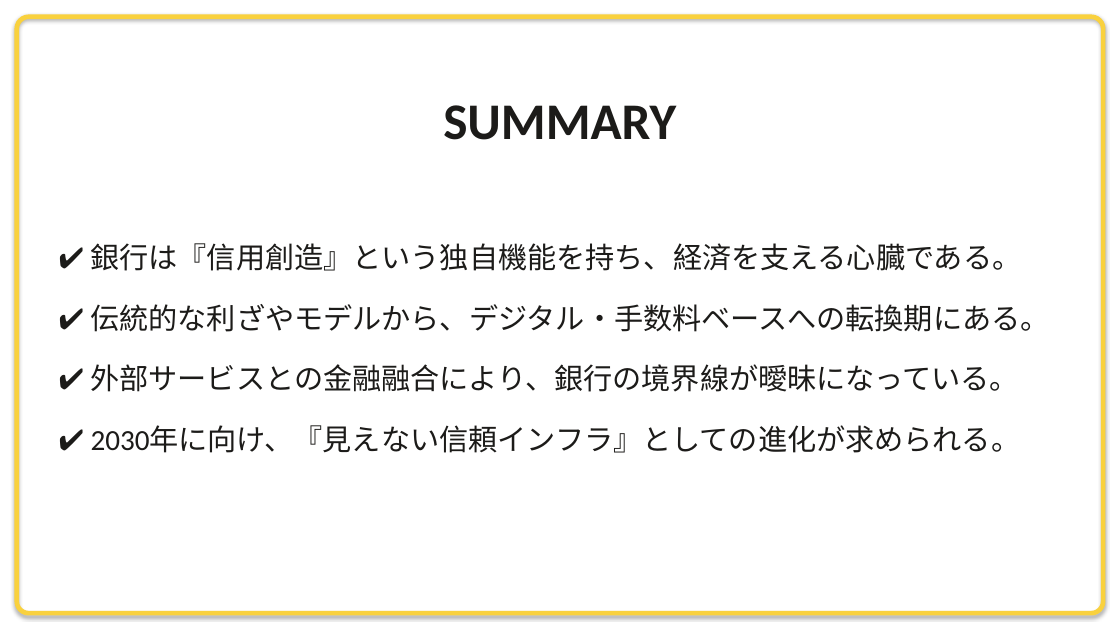
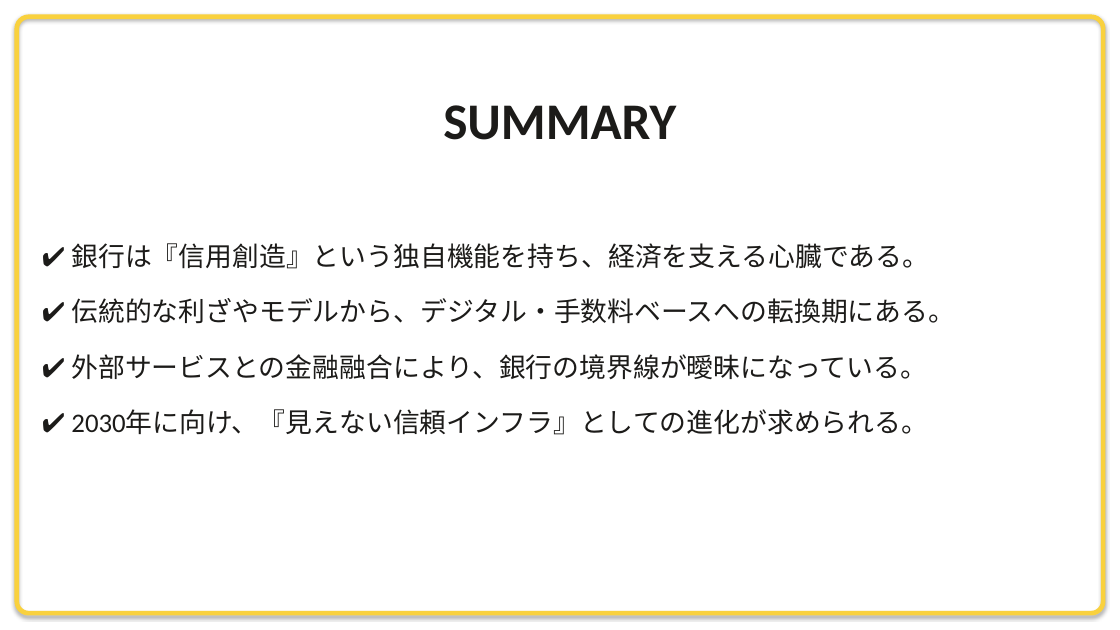
Before and after one commit to xilicrysta/bank-pptx, a slide deck: slide 24 of design-strategy/bank_strategy_presentation.pptx. Drawn at 1120x630 pixels with LibreOffice and Linux fonts; fonts in the diff are those of the drawing. Boxes give left, top, right and bottom in pixels: in the first picture for what was removed or moved away, otherwise in the second. Text is boxed around its words. In the diff, an @@ line names an element or a change of style, - is before the commit and + after.

```diff
--- a/design-strategy/bank_strategy_presentation.pptx
+++ b/design-strategy/bank_strategy_presentation.pptx
@@ text "✔ 銀行は『信用創造』という独自機能を持ち、経済を支える心臓である。": place and size @@
-text "✔ 銀行は『信用創造』という独自機能を持ち、経済を支える心臓である。" at [90,243,1049,453]
+text "✔ 銀行は『信用創造』という独自機能を持ち、経済を支える心臓である。" at [71,243,955,435]
@@ text "✔ 銀行は『信用創造』という独自機能を持ち、経済を支える心臓である。" at [71,243,955,435]: size 25 to 23 pt; less space between paragraphs @@
```
Also in this commit, not shown: 13 other slides changed, 1 other file.
